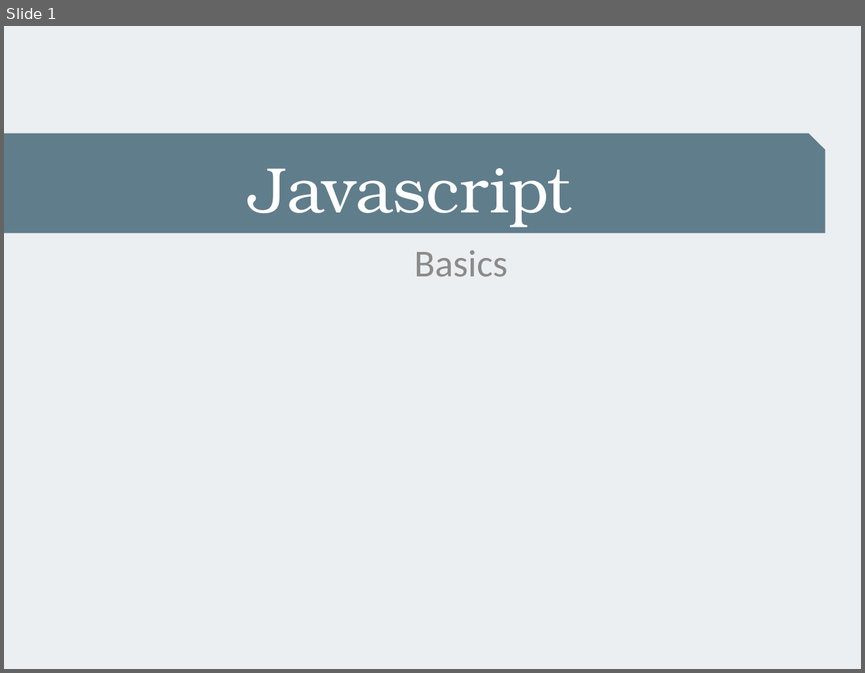
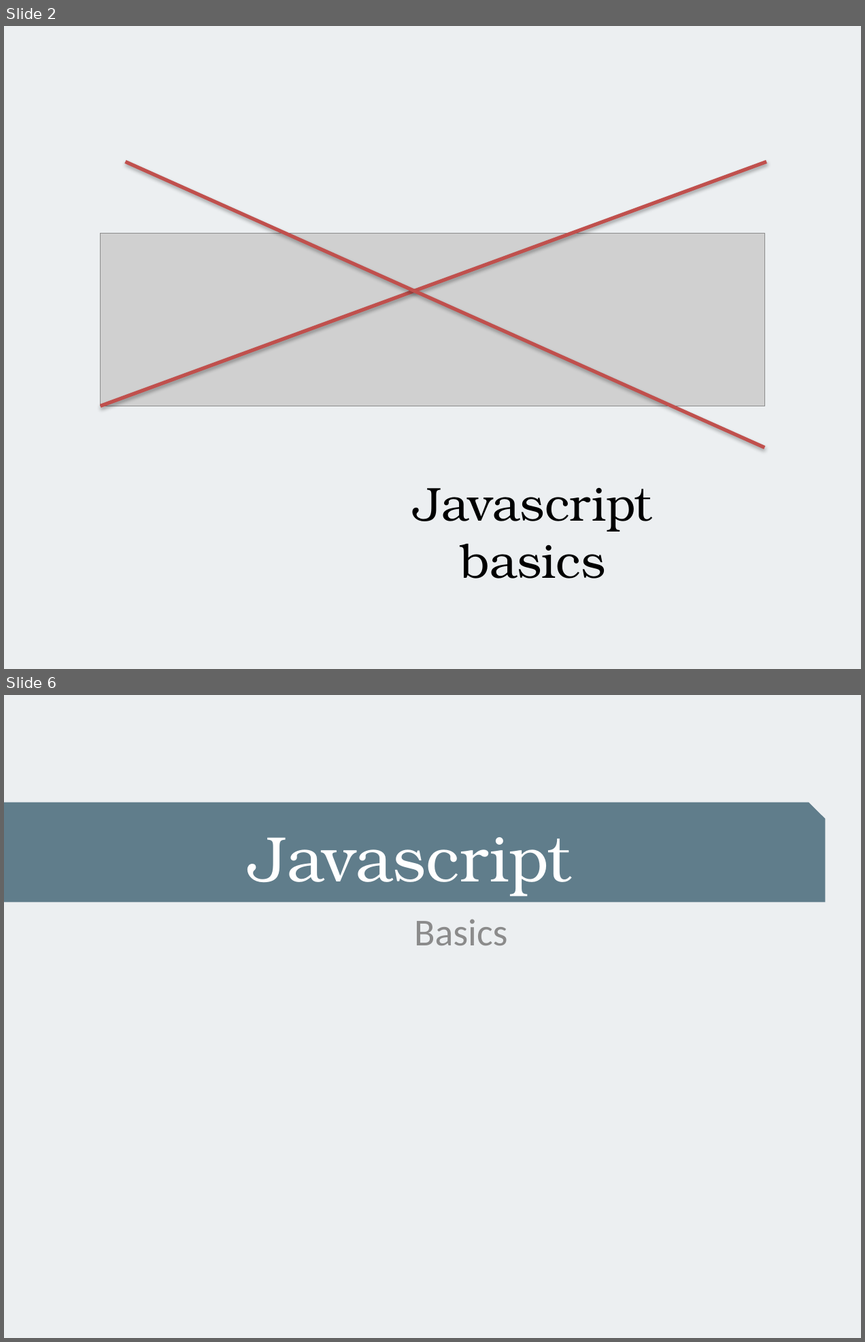
Before and after one commit to alexeymatveevp/angularjs-course, a slide deck: docs/00_jsbasics.pptx. Shown one above the other, each under a label of ours: slide 1 before the commit, slides 2 and 6 after it; the slides between them are not shown. The pictures are 865x673 and 865x1342 pixels, drawn with LibreOffice and Linux fonts; fonts in the diff are those of the drawing; grey boxes stand for pictures. Boxes give left, top, right and bottom in pixels: in the first picture for what was removed or moved away, otherwise in the second. Text is boxed around its words. In the diff, an @@ line names an element or a change of style, - is before the commit and + after.

```diff
--- a/docs/00_jsbasics.pptx
+++ b/docs/00_jsbasics.pptx
@@ slide 2 added at [4,26,861,669], background #ECEFF1 @@
@@ line added from (100, 405) to (766, 161), #C0504D 3 pt @@
@@ line added from (126, 161) to (764, 448), #C0504D 3 pt @@
@@ picture added at [100,233,764,406] @@
@@ text added at [413,487,652,578], 40 pt, text #000000 @@
+Javascript basics
@@ what was slide 1 is now slide 6 @@
```
Also in this commit, not shown: 5 other slides added, 1 slide removed, 4 other files.
